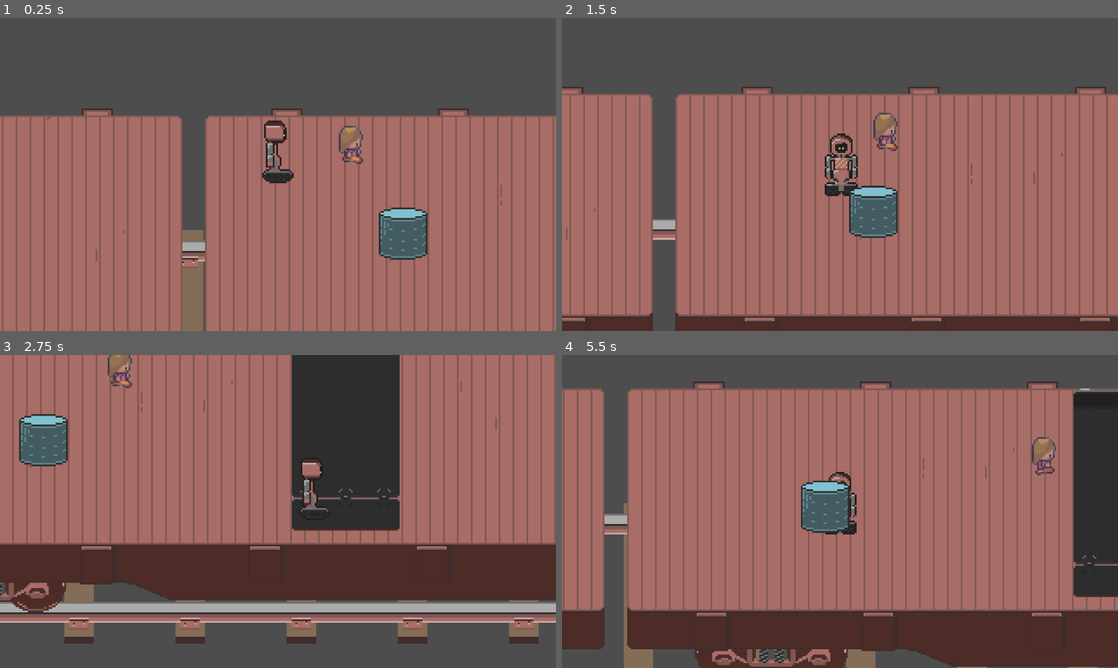
Above: before the commit, frames 1-4 (two rows, left to right).
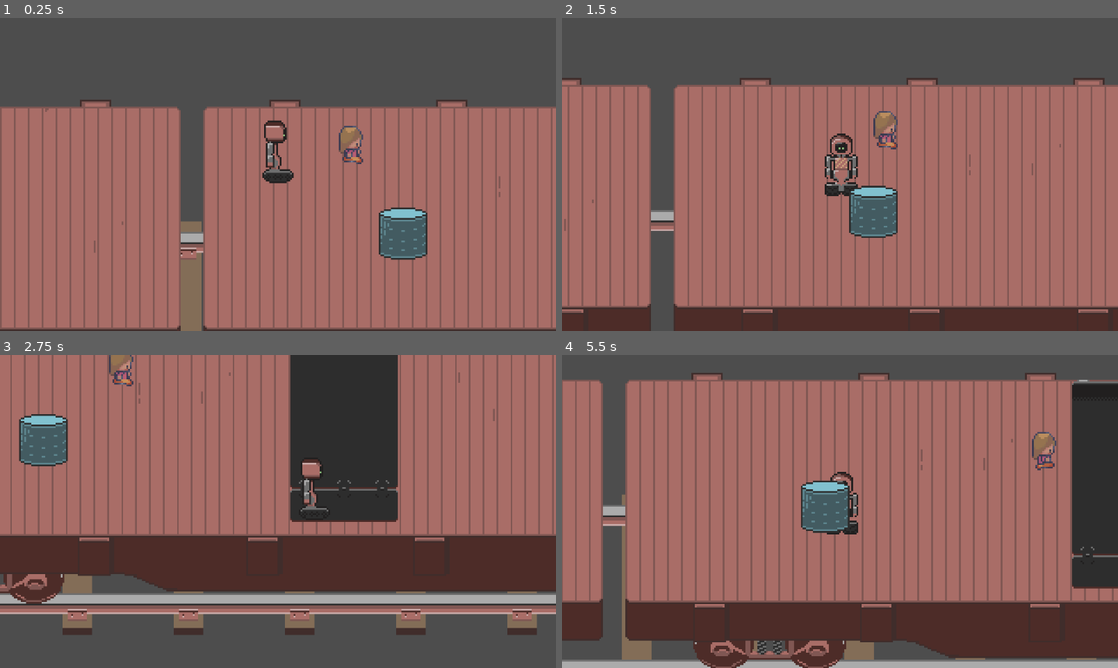
Above: after the commit, the same moments.

Repository: superlou/train-game-3
Game: Godot game, scene res://main.tscn
Two runs of this game, one before a commit and one after it. Both use one fixed random seed, a clock stepped at 60 frames per second and the inputs below. The engine's default icon, where the game draws it, is replaced by a stand-in: a white triangle on a blue panel in a dark square.
Inputs:
- Up to frame 1 (0.25 s): no input
- Up to frame 2 (1.5 s): hold D (move_right) 0.53-1.28 s; tap E (interact) at 0.6 s; tap Space (jump) at 0.77 s; hold S (move_down) from 1.28 s (still down); tap T (spawn_station) at 1.35 s
- Up to frame 3 (2.75 s): tap Space (jump) at 1.52 s; release S (move_down) at 2.03 s; hold D (move_right) from 2.03 s (still down); hold Shift (sprint) from 2.03 s (still down)
- Up to frame 4 (5.5 s): release D (move_right) at 2.78 s; release Shift (sprint) at 2.78 s; hold W (move_up) 2.78-3.53 s; tap E (interact) at 2.85, 5.1 s; tap Space (jump) at 3.02, 3.77, 4.52 s; hold A (move_left) 3.53-5.03 s; tap T (spawn_station) at 3.6 s; tap Shift (sprint) at 4.35 s; hold S (move_down) from 5.03 s (still down)

The runs differ from the first frame. In frame 1, 18% of the frame differs, in the area x 0-100%, y 26-100%; in frame 2, 23%; in frame 3, 27%, in the area x 0-100%, y 0-93%; in frame 4, 27%.

Commit message:
WIP with busted recursion

Diff:
--- /dev/null
+++ b/flatbed.gd
@@ -0,0 +1,22 @@
+extends Node2D
+
+signal body_entered
+signal body_exited
+
+
+# Called when the node enters the scene tree for the first time.
+func _ready():
+	pass # Replace with function body.
+
+
+# Called every frame. 'delta' is the elapsed time since the previous frame.
+func _process(_delta):
+	pass
+
+
+func _on_bed_area_body_entered(body:Node2D):
+	body_entered.emit(body)
+
+
+func _on_bed_area_body_exited(body:Node2D):
+	body_exited.emit(body)
--- a/flatbed.tscn
+++ b/flatbed.tscn
@@ -1,6 +1,7 @@
-[gd_scene load_steps=9 format=3 uid="uid://bjpairq1jm40"]
+[gd_scene load_steps=11 format=3 uid="uid://bjpairq1jm40"]
 
 [ext_resource type="Texture2D" uid="uid://d4ik054gim10f" path="res://assets/flatbed.png" id="1_bowwc"]
+[ext_resource type="Script" path="res://flatbed.gd" id="1_o2xxo"]
 [ext_resource type="Texture2D" uid="uid://4l86o8r6n6sj" path="res://assets/train_car_truck.png" id="2_7cvwy"]
 
 [sub_resource type="SpriteFrames" id="SpriteFrames_4l85m"]
@@ -70,7 +71,11 @@
 [sub_resource type="RectangleShape2D" id="RectangleShape2D_1u2vx"]
 size = Vector2(680, 40.5)
 
+[sub_resource type="RectangleShape2D" id="RectangleShape2D_dgukr"]
+size = Vector2(669, 119)
+
 [node name="Flatbed" type="Node2D"]
+script = ExtResource("1_o2xxo")
 
 [node name="Truck1" type="AnimatedSprite2D" parent="."]
 z_index = -1
@@ -122,3 +127,15 @@
 rotation = 3.14159
 shape = SubResource("RectangleShape2D_1u2vx")
 one_way_collision = true
+
+[node name="BedArea" type="Area2D" parent="."]
+collision_layer = 0
+collision_mask = 24
+
+[node name="CollisionShape2D" type="CollisionShape2D" parent="BedArea"]
+position = Vector2(336.5, 66.5)
+shape = SubResource("RectangleShape2D_dgukr")
+debug_color = Color(0.537255, 0.552941, 0.372549, 0.419608)
+
+[connection signal="body_entered" from="BedArea" to="." method="_on_bed_area_body_entered"]
+[connection signal="body_exited" from="BedArea" to="." method="_on_bed_area_body_exited"]
--- a/main.tscn
+++ b/main.tscn
@@ -1,10 +1,7 @@
-[gd_scene load_steps=6 format=3 uid="uid://c3amlqk526e0m"]
+[gd_scene load_steps=3 format=3 uid="uid://c3amlqk526e0m"]
 
-[ext_resource type="PackedScene" uid="uid://vgvmwl5vqf6v" path="res://player.tscn" id="1_ikb8b"]
 [ext_resource type="Script" path="res://main.gd" id="1_pr4bk"]
 [ext_resource type="PackedScene" uid="uid://cbtj4xyb73lu5" path="res://train.tscn" id="1_ps2py"]
-[ext_resource type="PackedScene" uid="uid://ckil20uyxnrk0" path="res://passenger.tscn" id="3_0wtjn"]
-[ext_resource type="PackedScene" uid="uid://bk47ml0jysec7" path="res://drum.tscn" id="5_xe430"]
 
 [node name="Main" type="Node2D"]
 y_sort_enabled = true
@@ -13,15 +10,3 @@
 [node name="Train" parent="." instance=ExtResource("1_ps2py")]
 unique_name_in_owner = true
 position = Vector2(1, 0)
-
-[node name="Player" parent="." instance=ExtResource("1_ikb8b")]
-z_index = 1
-position = Vector2(43, 34)
-
-[node name="Passenger" parent="." instance=ExtResource("3_0wtjn")]
-z_index = 1
-position = Vector2(78, 32)
-
-[node name="Drum" parent="." instance=ExtResource("5_xe430")]
-z_index = 1
-position = Vector2(115, 73)
--- a/project.godot
+++ b/project.godot
@@ -71,6 +71,7 @@
 2d_physics/layer_3="Train car one-way edge"
 2d_physics/layer_4="Player"
 2d_physics/layer_5="Items"
+2d_physics/layer_6="Train car bed"
 
 [physics]
 
--- a/train.gd
+++ b/train.gd
@@ -6,7 +6,9 @@
 
 # Called when the node enters the scene tree for the first time.
 func _ready():
-	pass # Replace with function body.
+	for car in %Cars.get_children():
+		car.connect("body_entered", func(b): _on_body_entered(b, car))
+		car.connect("body_exited", func(b): _on_body_exited(b, car))
 
 
 # Called every frame. 'delta' is the elapsed time since the previous frame.
@@ -15,3 +17,16 @@
 
 	if $Track.position.x < -32*2:
 		$Track.position.x = 0
+
+
+func _on_body_entered(body, car):
+	print("enter: ", body, car)
+
+	if body.get_parent() != car:
+		body.get_parent().remove_child(body)
+		car.add_child(body)
+
+
+
+func _on_body_exited(body, car):
+	print("exit:", body, car)
--- a/train.tscn
+++ b/train.tscn
@@ -1,10 +1,13 @@
-[gd_scene load_steps=9 format=3 uid="uid://cbtj4xyb73lu5"]
+[gd_scene load_steps=12 format=3 uid="uid://cbtj4xyb73lu5"]
 
 [ext_resource type="Script" path="res://train.gd" id="1_hyvyr"]
 [ext_resource type="PackedScene" uid="uid://bjpairq1jm40" path="res://flatbed.tscn" id="1_jx6i6"]
 [ext_resource type="Texture2D" uid="uid://c3ecyosp057ah" path="res://assets/track.png" id="1_mjoa8"]
 [ext_resource type="PackedScene" uid="uid://bgog2gx5xn6bx" path="res://control_crate.tscn" id="2_jdqg1"]
 [ext_resource type="PackedScene" uid="uid://c4fdy1ms2aya8" path="res://ramp.tscn" id="5_lrgh5"]
+[ext_resource type="PackedScene" uid="uid://vgvmwl5vqf6v" path="res://player.tscn" id="6_egil1"]
+[ext_resource type="PackedScene" uid="uid://ckil20uyxnrk0" path="res://passenger.tscn" id="7_k1d1o"]
+[ext_resource type="PackedScene" uid="uid://bk47ml0jysec7" path="res://drum.tscn" id="8_l3x3k"]
 
 [sub_resource type="TileSetAtlasSource" id="TileSetAtlasSource_e77y4"]
 texture = ExtResource("1_mjoa8")
@@ -35,18 +38,34 @@
 format = 2
 layer_0/tile_data = PackedInt32Array(327679, 0, 1, 393215, 0, 2, 327680, 65536, 2, 262145, 0, 1, 327681, 0, 2, 327682,  …(2217 unchanged characters)…
 
-[node name="Flatbed" parent="." instance=ExtResource("1_jx6i6")]
+[node name="Cars" type="Node2D" parent="."]
+unique_name_in_owner = true
+y_sort_enabled = true
+
+[node name="Flatbed" parent="Cars" instance=ExtResource("1_jx6i6")]
 y_sort_enabled = true
 position = Vector2(0, 5)
 
-[node name="Ramp" parent="Flatbed" instance=ExtResource("5_lrgh5")]
+[node name="Ramp" parent="Cars/Flatbed" instance=ExtResource("5_lrgh5")]
 position = Vector2(256, 0)
 
-[node name="ControlCrate" parent="Flatbed" instance=ExtResource("2_jdqg1")]
+[node name="ControlCrate" parent="Cars/Flatbed" instance=ExtResource("2_jdqg1")]
 z_index = 1
 position = Vector2(446, -22)
 
-[node name="Flatbed2" parent="." instance=ExtResource("1_jx6i6")]
+[node name="Player" parent="Cars/Flatbed" instance=ExtResource("6_egil1")]
+z_index = 1
+position = Vector2(43, 34)
+
+[node name="Passenger" parent="Cars/Flatbed" instance=ExtResource("7_k1d1o")]
+z_index = 1
+position = Vector2(78, 32)
+
+[node name="Drum" parent="Cars/Flatbed" instance=ExtResource("8_l3x3k")]
+z_index = 1
+position = Vector2(115, 73)
+
+[node name="Flatbed2" parent="Cars" instance=ExtResource("1_jx6i6")]
 position = Vector2(-685, 5)
 
 [node name="NavigationRegion2D" type="NavigationRegion2D" parent="."]
Not shown, changed: README.md
